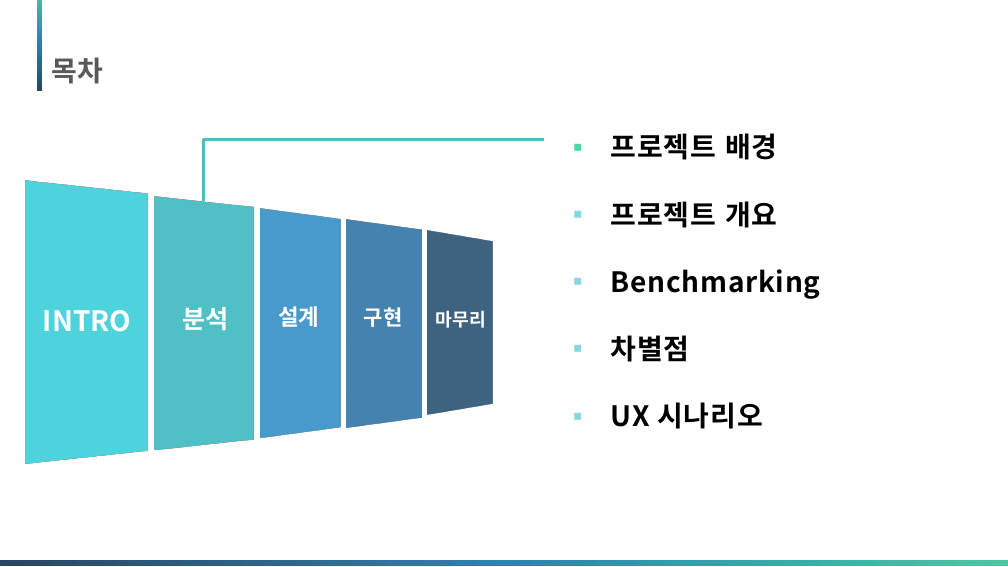
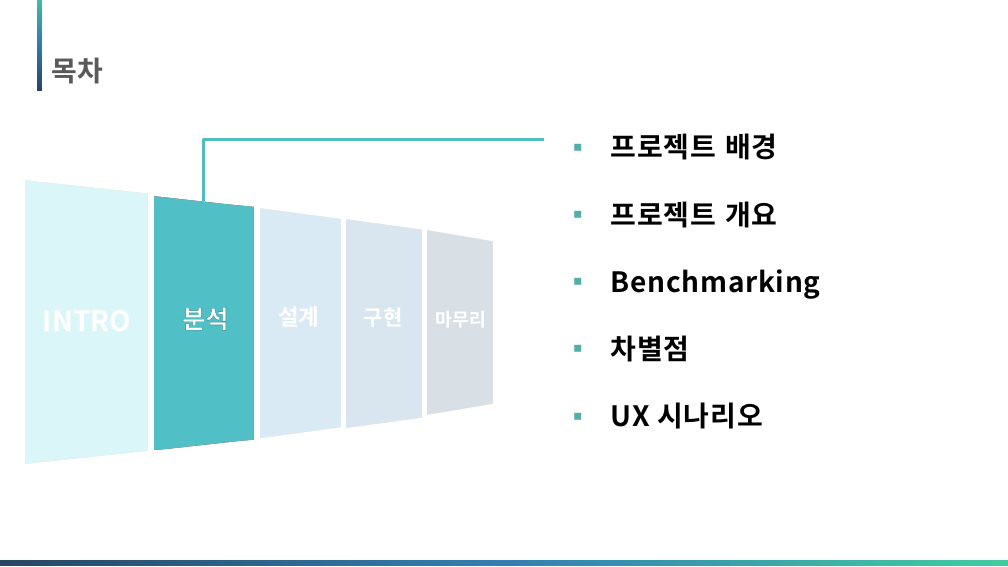
Before and after one commit to Matrix-ERPSolution/Matrix-Webapp, a slide deck: slide 6 of Matrix_presentation.pptx. Drawn at 1008x567 pixels with LibreOffice and Linux fonts; fonts in the diff are those of the drawing. Boxes give left, top, right and bottom in pixels: in the first picture for what was removed or moved away, otherwise in the second. Text is boxed around its words. In the diff, an @@ line names an element or a change of style, - is before the commit and + after.

```diff
--- a/Matrix_presentation.pptx
+++ b/Matrix_presentation.pptx
@@ text "프로젝트 배경" at (611, 133, 821, 429): bullet colour #4AD7AC to #53AEA7; bullet colour #85D8DE to #53AEA7 @@
@@ rectangle added at (21, 172, 151, 469), fill #FFFFFF at 80% opacity @@
@@ rectangle added at (254, 197, 504, 458), fill #FFFFFF at 80% opacity @@
@@ text "분석" at (182, 307, 228, 331): letter outline none to #26858C 0.75 pt @@
@@ text removed at (43, 310, 131, 332) @@
-INTRO
@@ text removed at (278, 306, 319, 327) @@
-설계
@@ text removed at (364, 307, 403, 327) @@
-구현
@@ text removed at (436, 310, 486, 328) @@
-마무리
```
Also in this commit, not shown: 16 other slides changed.
